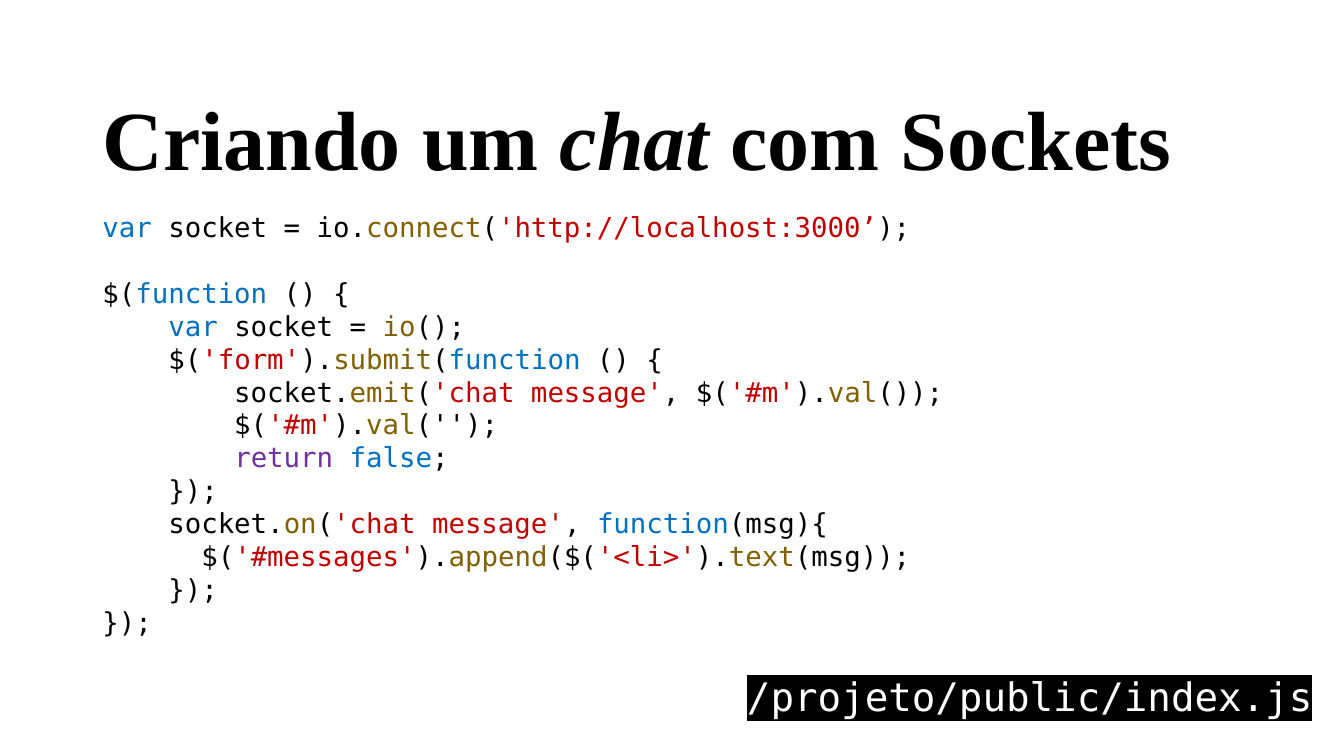
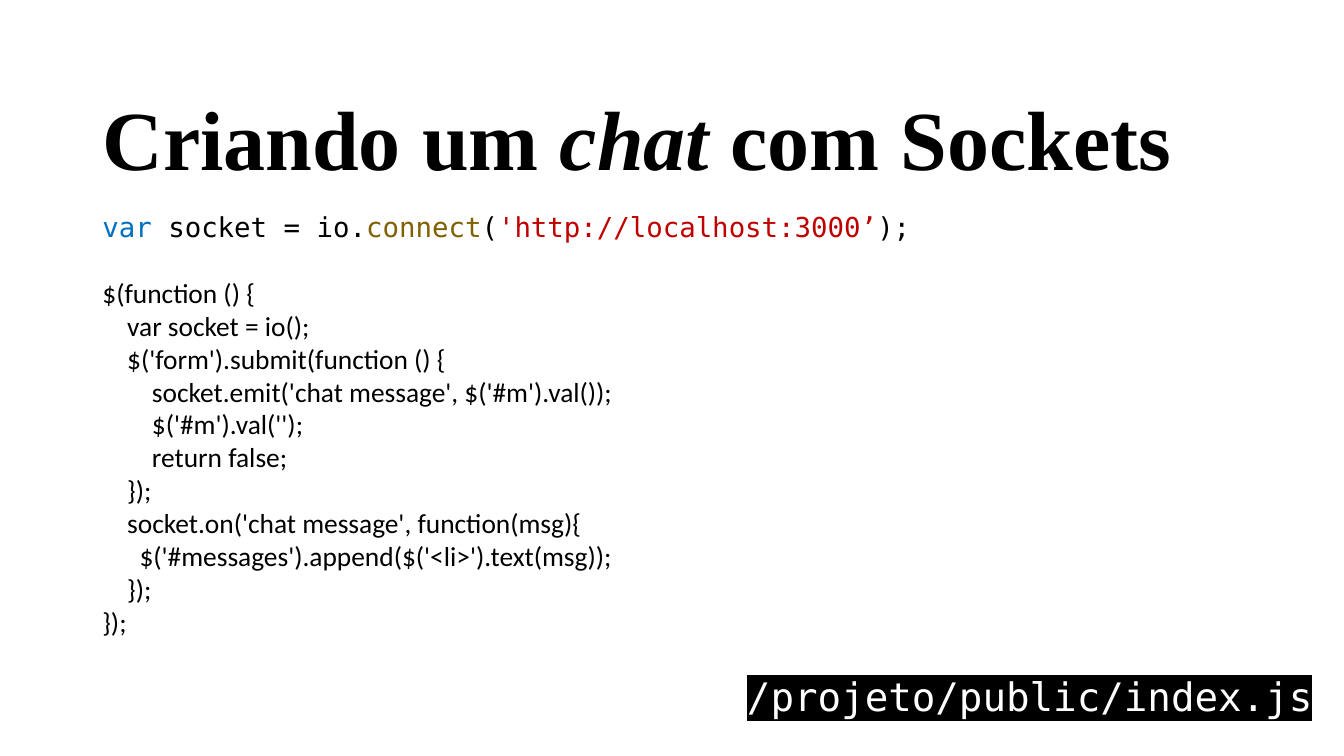
Before and after one commit to vbob/Engenharia, a slide deck: slide 21 of 7º Período/Linguagens de Programação III/Minicurso NodeJS/Minicurso v1.pptx. Drawn at 1344x756 pixels with LibreOffice and Linux fonts; fonts in the diff are those of the drawing. Boxes give left, top, right and bottom in pixels: in the first picture for what was removed or moved away, otherwise in the second. Text is boxed around its words. In the diff, an @@ line names an element or a change of style, - is before the commit and + after.

```diff
--- a/7º Período/Linguagens de Programação III/Minicurso NodeJS/Minicurso v1.pptx
+++ b/7º Período/Linguagens de Programação III/Minicurso NodeJS/Minicurso v1.pptx
@@ text at <box>102,283,612,571</box>: font DejaVu Sans Mono to Calibri in "$(function () {", "var socket = io();", "$('form').submit(function () {", "socket.emit('chat message', $('#m').val());" and 7 more places; text colour #0070C0 to #000000 in "$(function", "var", "$('form').submit(function", "false;" and 1 more places; text colour #806000 to #000000 in "io();", "$('form').submit(function", "socket.emit('chat $('#m').val());", "$('#m').val('');" and 2 more places; text colour #C00000 to #000000 in "$('form').submit(function", "socket.emit('chat message', $('#m').val());", "$('#m').val('');", "socket.on('chat message'," and 1 more places; text colour #7030A0 to #000000 in "return" @@
```
Also in this commit, not shown: 17 other files.
